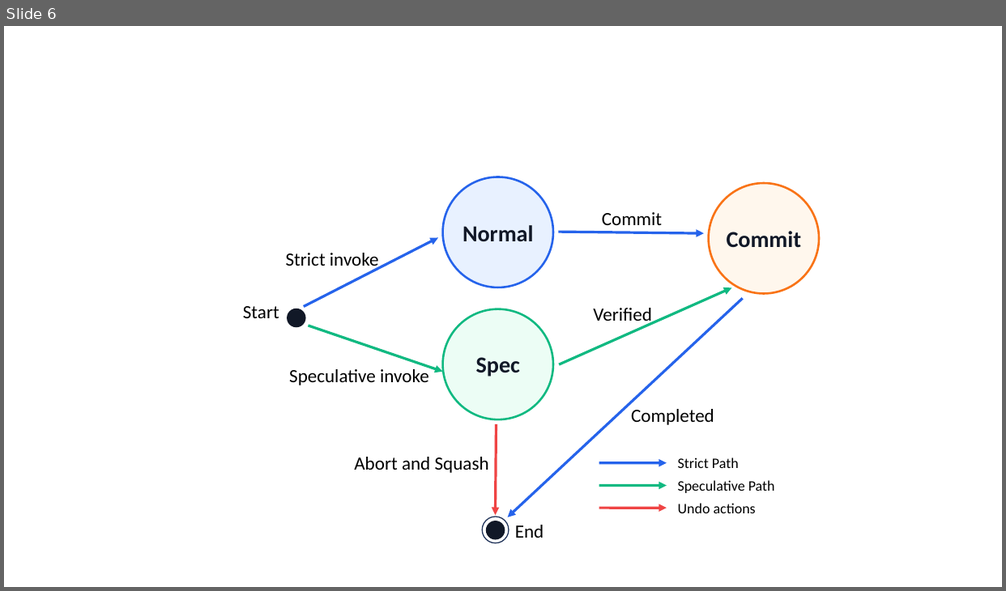
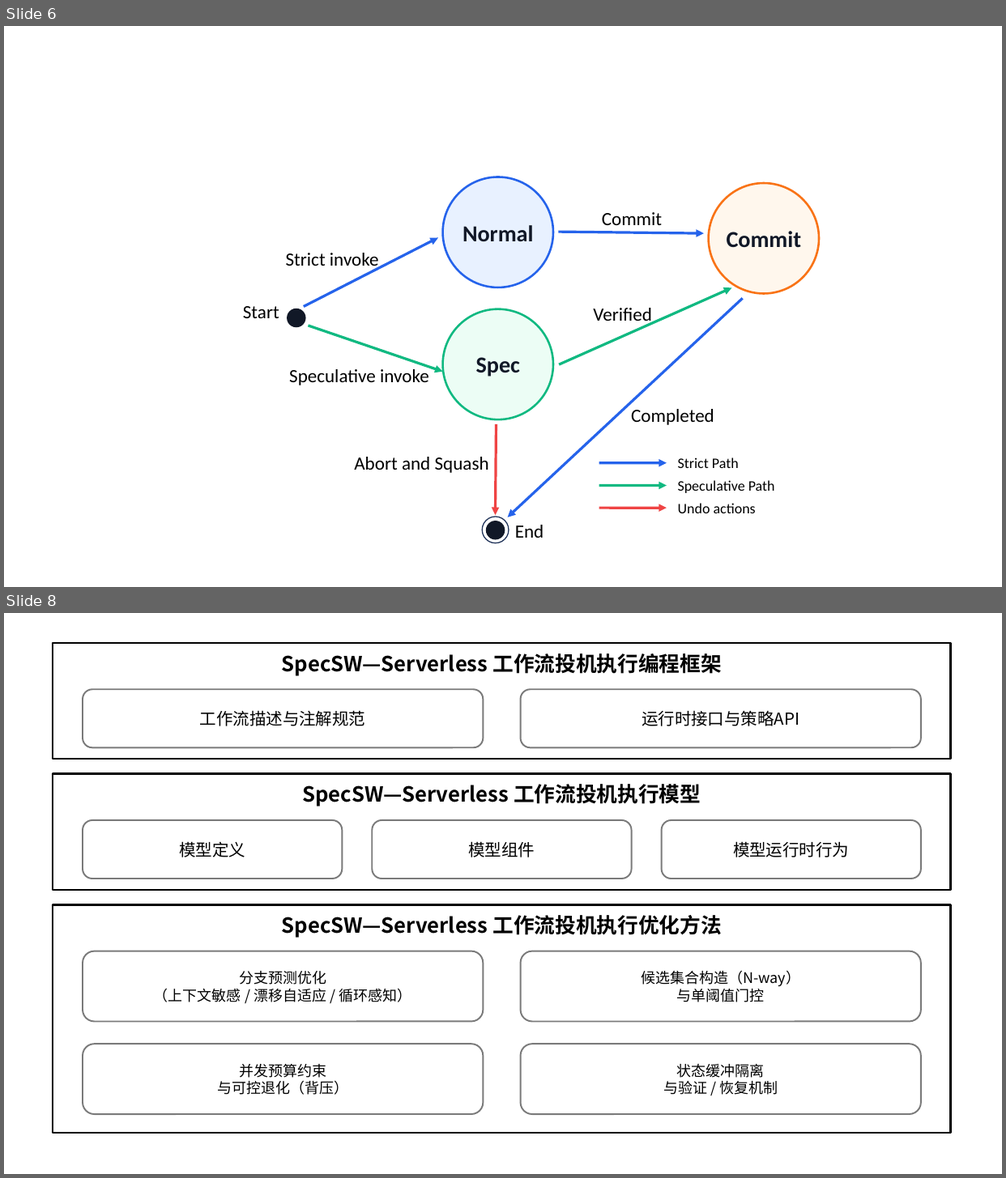
Before and after one commit to wushenghao666/thesis-desktop-material, a slide deck: 美术作品.pptx. Shown one above the other, each under a label of ours: slide 6 before the commit, slides 6 and 8 after it; the slides between them are not shown. The pictures are 1006x591 and 1006x1178 pixels, drawn with LibreOffice and Linux fonts; fonts in the diff are those of the drawing. Boxes give left, top, right and bottom in pixels: in the first picture for what was removed or moved away, otherwise in the second. Text is boxed around its words. In the diff, an @@ line names an element or a change of style, - is before the commit and + after.

```diff
--- a/美术作品.pptx
+++ b/美术作品.pptx
@@ slide 8 added at [4, 613, 1002, 1174], background #FFFFFF @@
@@ rectangle added at [53, 643, 951, 759], fill #FFFFFF, outline #000000 2 pt @@
@@ text added at [282, 653, 722, 676], 20 pt, text #000000, bold @@
+SpecSW—Serverless 工作流投机执行编程框架
@@ rounded rectangle added at [83, 689, 484, 747], fill #FFFFFF, outline #7A7A7A 1.5 pt @@
@@ rounded rectangle added at [521, 689, 921, 747], fill #FFFFFF, outline #7A7A7A 1.5 pt @@
@@ text added at [200, 710, 366, 726], 16 pt, text #000000 @@
+工作流描述与注解规范
@@ text added at [641, 711, 799, 726], 16 pt, text #000000 @@
+运行时接口与策略API
@@ rectangle added at [53, 774, 951, 890], fill #FFFFFF, outline #000000 2 pt @@
@@ text added at [302, 784, 701, 807], 20 pt, text #000000, bold @@
+SpecSW—Serverless 工作流投机执行模型
@@ rounded rectangle added at [83, 820, 343, 879], fill #FFFFFF, outline #7A7A7A 1.5 pt @@
@@ rounded rectangle added at [373, 820, 632, 879], fill #FFFFFF, outline #7A7A7A 1.5 pt @@
@@ rounded rectangle added at [661, 820, 921, 879], fill #FFFFFF, outline #7A7A7A 1.5 pt @@
@@ text added at [179, 841, 245, 858], 16 pt, text #000000 @@
+模型定义
@@ text added at [468, 841, 535, 858], 16 pt, text #000000 @@
+模型组件
@@ text added at [733, 841, 849, 858], 16 pt, text #000000 @@
+模型运行时行为
@@ rectangle added at [53, 905, 951, 1133], fill #FFFFFF, outline #000000 2 pt @@
@@ text added at [282, 915, 722, 938], 20 pt, text #000000, bold @@
+SpecSW—Serverless 工作流投机执行优化方法
@@ rounded rectangle added at [83, 952, 484, 1022], fill #FFFFFF, outline #7A7A7A 1.5 pt @@
@@ rounded rectangle added at [521, 952, 921, 1022], fill #FFFFFF, outline #7A7A7A 1.5 pt @@
@@ text added at [154, 971, 411, 1003], 14 pt, text #000000 @@
+分支预测优化
+（上下文敏感 / 漂移自适应 / 循环感知）
@@ text added at [641, 970, 800, 1003], 14 pt, text #000000 @@
+候选集合构造（N-way）
+与单阈值门控
@@ rounded rectangle added at [83, 1044, 484, 1114], fill #FFFFFF, outline #7A7A7A 1.5 pt @@
@@ rounded rectangle added at [521, 1044, 921, 1114], fill #FFFFFF, outline #7A7A7A 1.5 pt @@
@@ text added at [217, 1064, 348, 1095], 14 pt, text #000000 @@
+并发预算约束
+与可控退化（背压）
@@ text added at [663, 1064, 778, 1095], 14 pt, text #000000 @@
+状态缓冲隔离
+与验证 / 恢复机制
```
Also in this commit, not shown: 2 other slides added, 26 other files.
